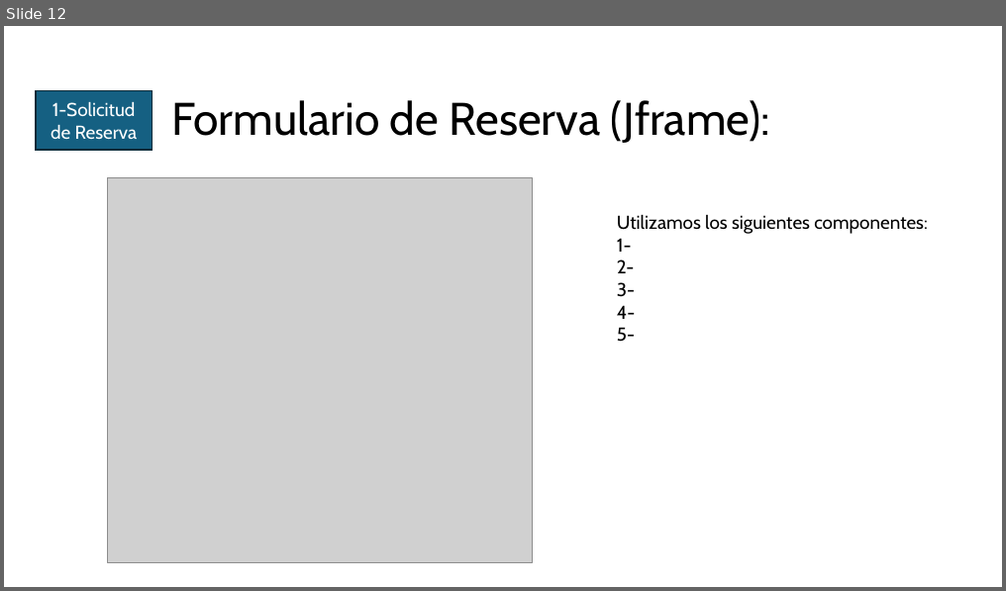
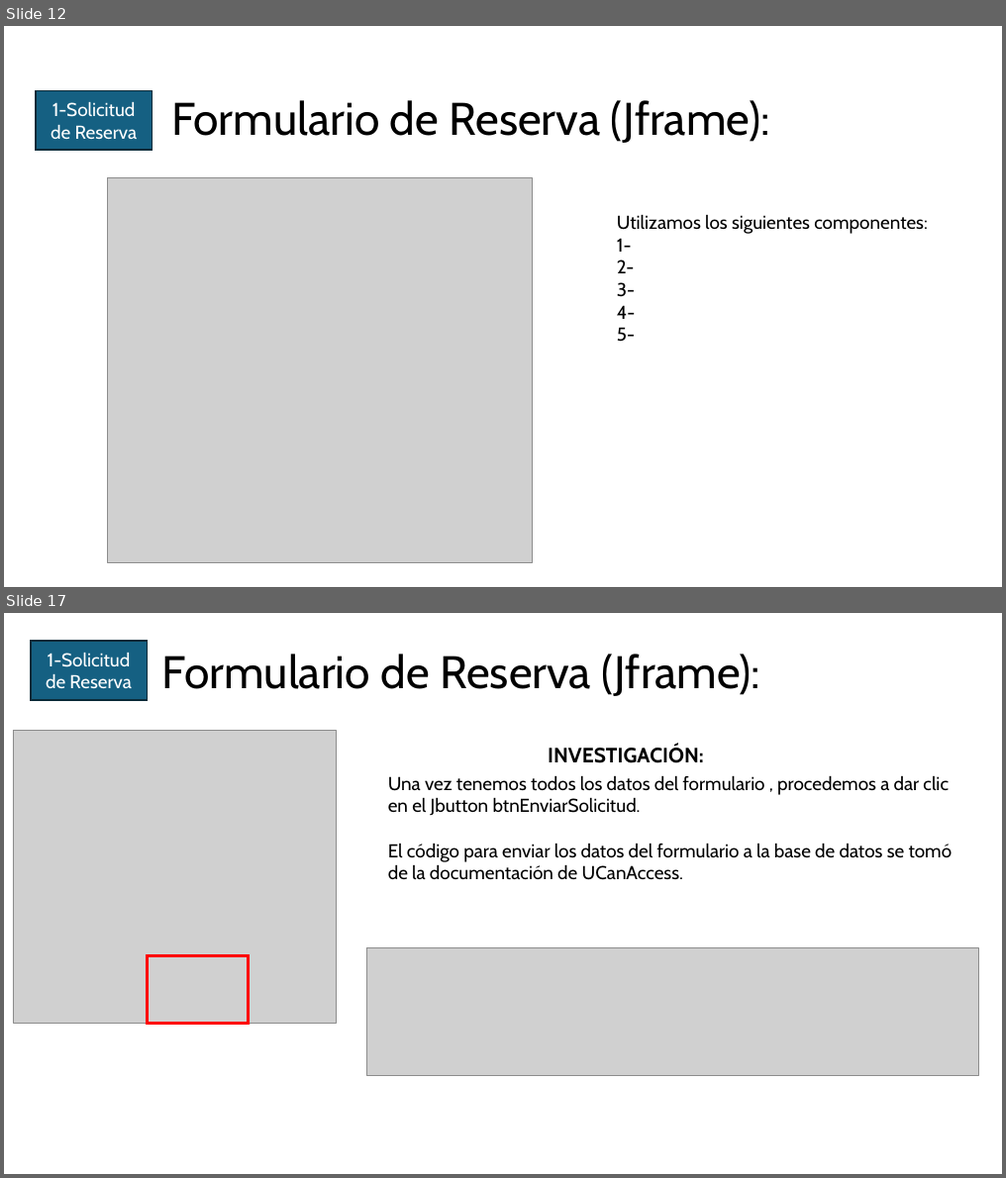
Before and after one commit to oscarloria/EcoAnaApp, a slide deck: ECOANA.pptx. Shown one above the other, each under a label of ours: slide 12 before the commit, slides 12 and 17 after it; the slides between them are not shown. The pictures are 1006x591 and 1006x1178 pixels, drawn with LibreOffice and Linux fonts; fonts in the diff are those of the drawing; grey boxes stand for pictures. Boxes give left, top, right and bottom in pixels: in the first picture for what was removed or moved away, otherwise in the second. Text is boxed around its words. In the diff, an @@ line names an element or a change of style, - is before the commit and + after.

```diff
--- a/ECOANA.pptx
+++ b/ECOANA.pptx
@@ slide 17 added at box(4, 613, 1002, 1174), background #FFFFFF @@
@@ rectangle added at box(30, 641, 147, 700), fill #156082, outline #092A39 1.5 pt, 18 pt, text #FFFFFF @@
+1-Solicitud de Reserva
@@ title added at box(162, 654, 760, 696), 44 pt, text #000000 @@
+Formulario de Reserva (Jframe):
@@ picture added at box(13, 730, 337, 1023) @@
@@ text added at box(548, 745, 704, 763), 20 pt, text #000000, bold @@
+INVESTIGACIÓN:
@@ text added at box(388, 775, 952, 880), 18 pt, text #000000 @@
+Una vez tenemos todos los datos del formulario , procedemos a dar clic en el Jbutton btnEnviarSolicitud.
+El código para enviar los datos del formulario a la base de datos se tomó de la documentación de UCanAccess.
@@ rectangle added at box(147, 957, 249, 1023), outline #FF0000 3 pt @@
@@ picture added at box(367, 949, 979, 1076) @@
```
Also in this commit, not shown: 1 slide changed, 3 other slides added, 7 other files.
